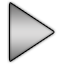
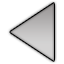
Revision of a layered 64x64 image; what changed, layer by layer:
hid "arrow-big-right" over [10, 3, 54, 61]
showed "arrow-big-left" over [10, 3, 54, 61]
